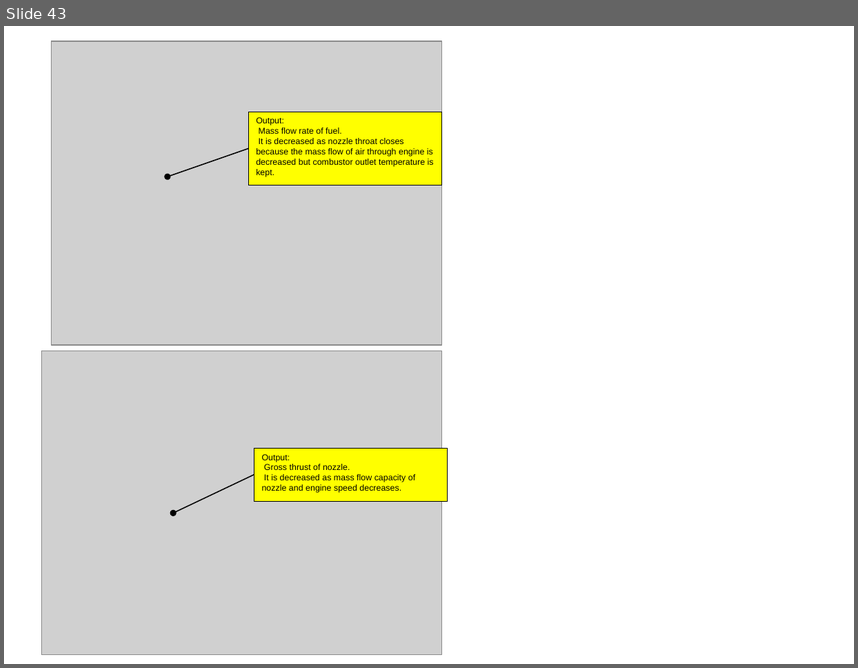
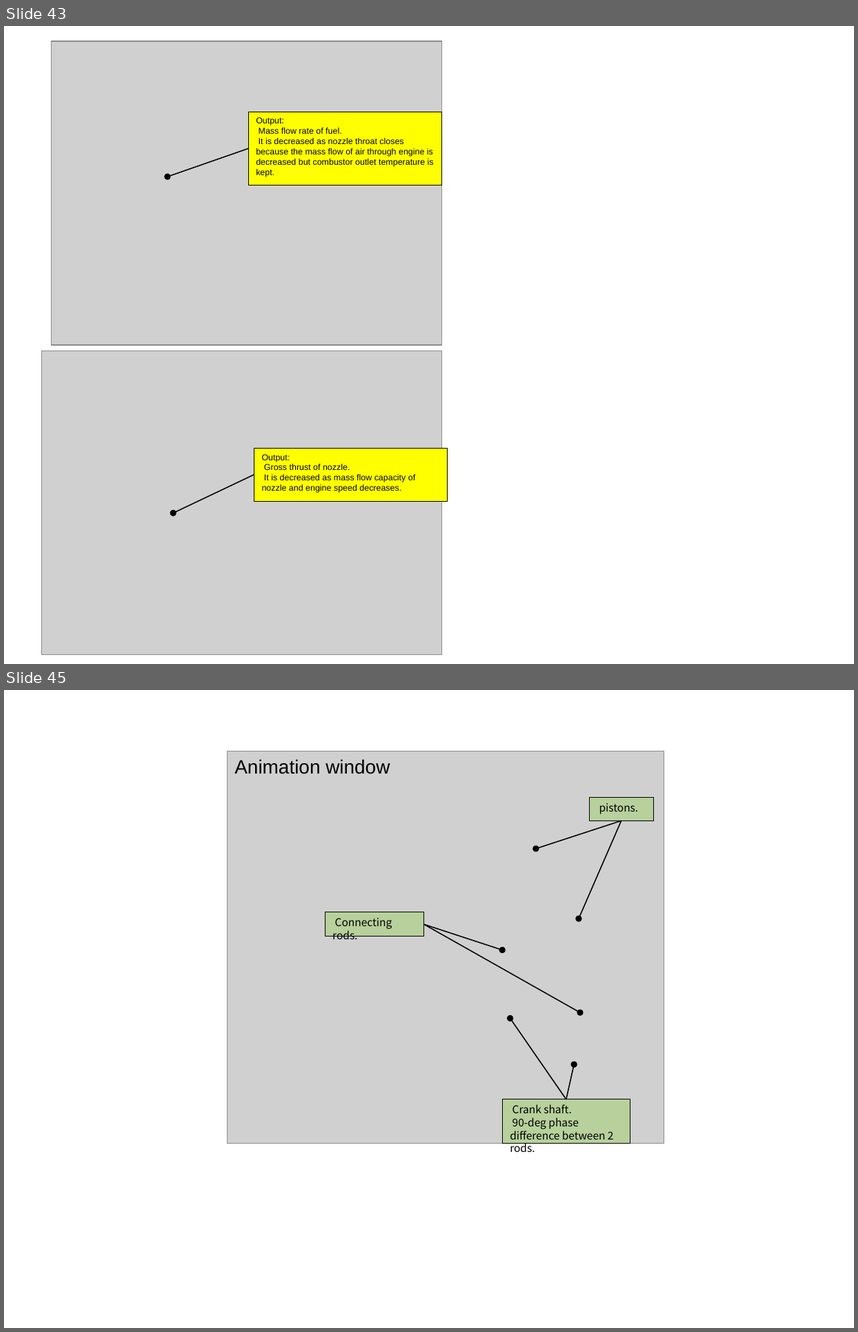
Before and after one commit to zeta-plusplus/PropulsionSystem, a slide deck: figs/makeFig.pptx. Shown one above the other, each under a label of ours: slide 43 before the commit, slides 43 and 45 after it; the slides between them are not shown. The pictures are 858x668 and 858x1332 pixels, drawn with LibreOffice and Linux fonts; fonts in the diff are those of the drawing; grey boxes stand for pictures. Boxes give left, top, right and bottom in pixels: in the first picture for what was removed or moved away, otherwise in the second. Text is boxed around its words. In the diff, an @@ line names an element or a change of style, - is before the commit and + after.

```diff
--- a/figs/makeFig.pptx
+++ b/figs/makeFig.pptx
@@ slide 45 added at box(4, 690, 854, 1328), background #FFFFFF @@
@@ picture added at box(227, 751, 664, 1143) @@
@@ text added at box(234, 759, 390, 774), 18 pt, text #000000 @@
+Animation window
@@ rectangle added at box(590, 797, 653, 821), fill #92D050 at 40% opacity, outline #000000 0.75 pt, 10 pt, text #000000 @@
+pistons.
@@ arrow added from (622, 820) to (536, 849), #000000 1 pt @@
@@ arrow added from (622, 820) to (579, 918), #000000 1 pt @@
@@ rectangle added at box(325, 912, 424, 936), fill #92D050 at 40% opacity, outline #000000 0.75 pt, 10 pt, text #000000 @@
+Connecting rods.
@@ arrow added from (424, 925) to (502, 950), #000000 1 pt @@
@@ arrow added from (424, 925) to (580, 1012), #000000 1 pt @@
@@ arrow added from (566, 1099) to (510, 1018), #000000 1 pt @@
@@ arrow added from (566, 1099) to (574, 1064), #000000 1 pt @@
@@ rectangle added at box(502, 1099, 631, 1143), fill #92D050 at 40% opacity, outline #000000 0.75 pt, 10 pt, text #000000 @@
+Crank shaft.
+90-deg phase difference between 2 rods.
```
Also in this commit, not shown: 6 other slides added, 4 other files.
